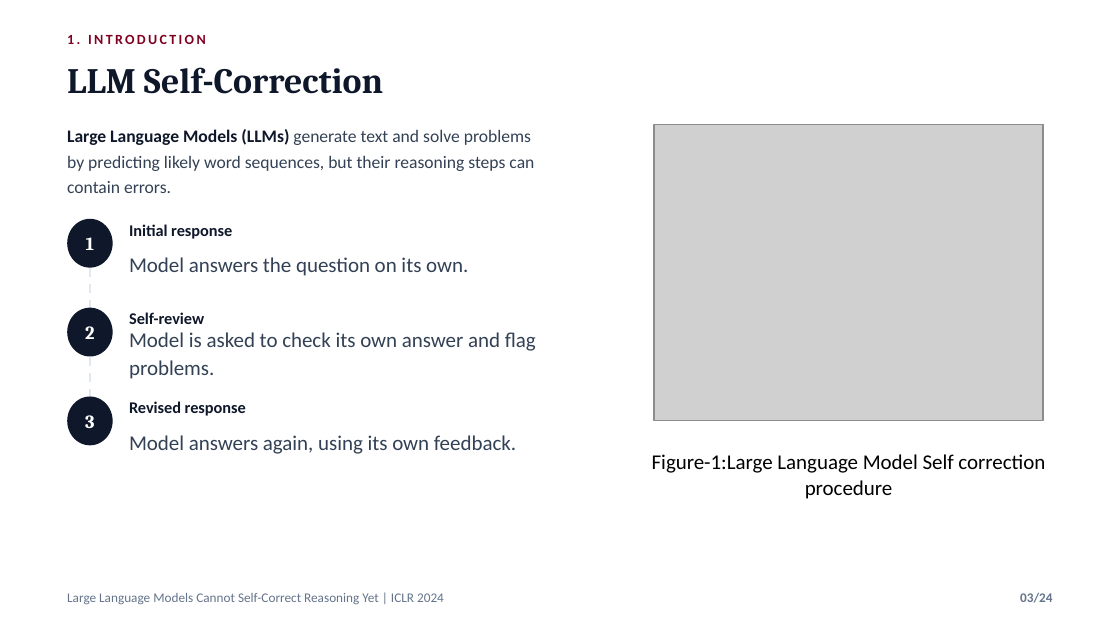
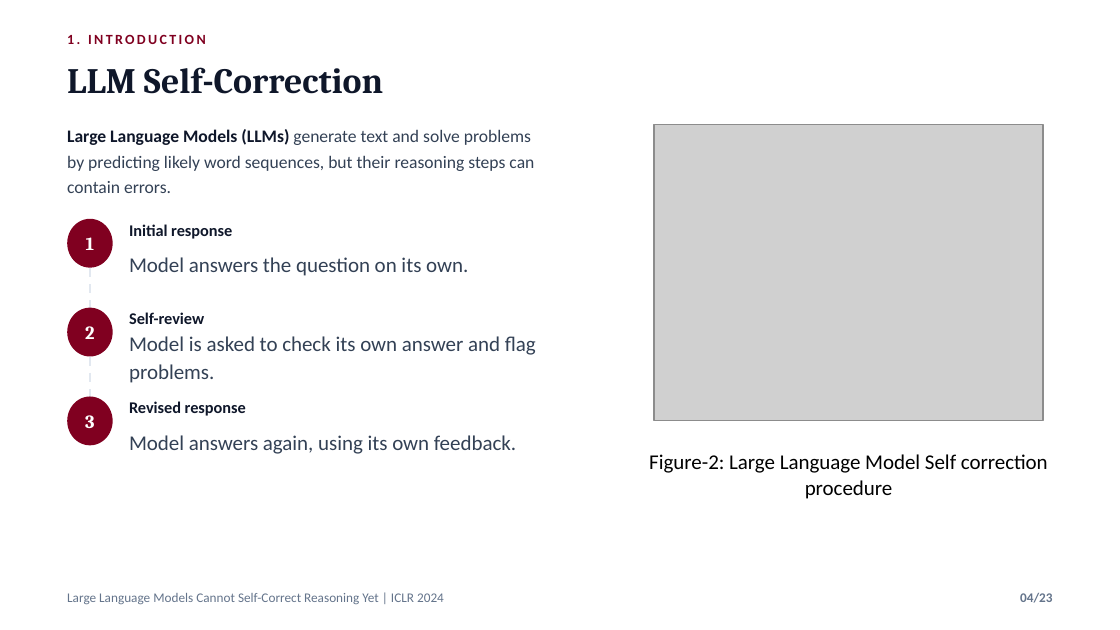
Before and after one commit to nafiskabbo/presentation, a slide deck: slide 4 of output/LLM_Self_Correction_ICLR2024_Group_Presentation-final.pptx (slide 3 before the commit). Drawn at 1120x630 pixels with LibreOffice and Linux fonts; fonts in the diff are those of the drawing; grey boxes stand for pictures. Boxes give left, top, right and bottom in pixels: in the first picture for what was removed or moved away, otherwise in the second. Text is boxed around its words. In the diff, an @@ line names an element or a change of style, - is before the commit and + after.

```diff
--- a/output/LLM_Self_Correction_ICLR2024_Group_Presentation-final.pptx
+++ b/output/LLM_Self_Correction_ICLR2024_Group_Presentation-final.pptx
@@ text "Model is asked to check ...": place and size @@
-text "Model is asked to check ..." at box(129, 332, 536, 379)
+text "Model is asked to check ..." at box(129, 336, 536, 383)
@@ fill #0F172A to #800020 in 3 elements at box(67, 218, 113, 268), box(67, 308, 113, 357), box(67, 396, 113, 446) @@
@@ text at box(649, 454, 1048, 499): text changed @@
-Figure-1:Large Language Model Self correction procedure
+Figure-2: Large Language Model Self correction procedure
@@ text at box(1020, 593, 1052, 603): text changed @@
-03/24
+04/23
```
Also in this commit, not shown: 12 other slides changed, 1 slide added, 1 slide removed, 9 other files.
